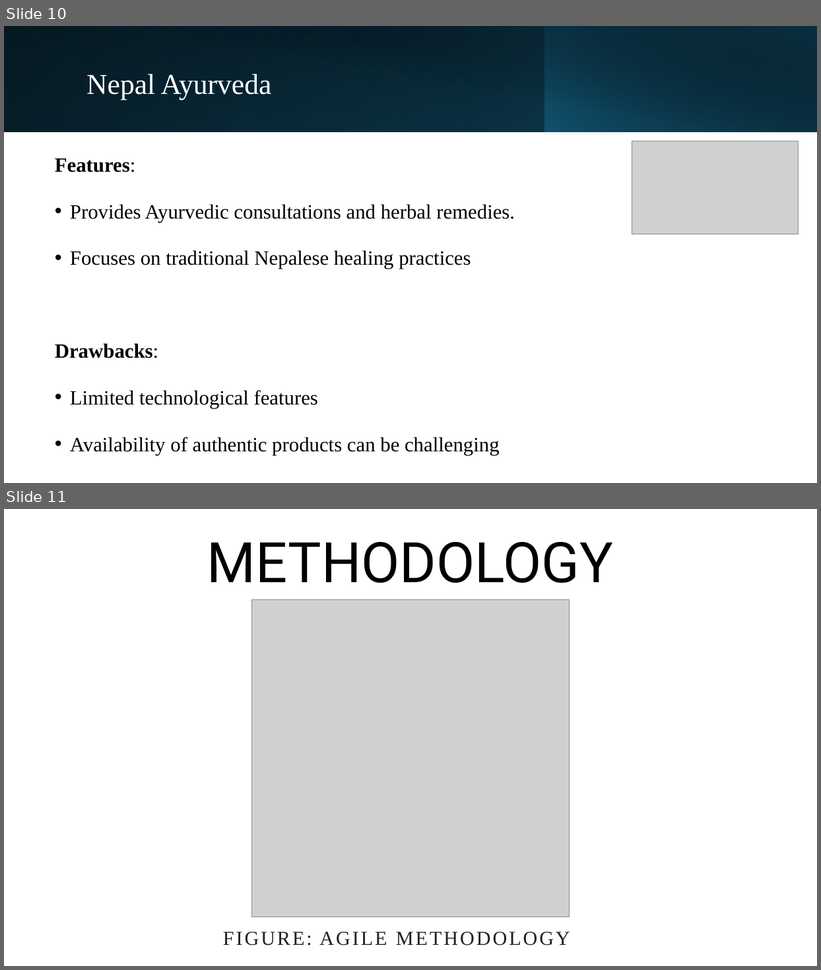
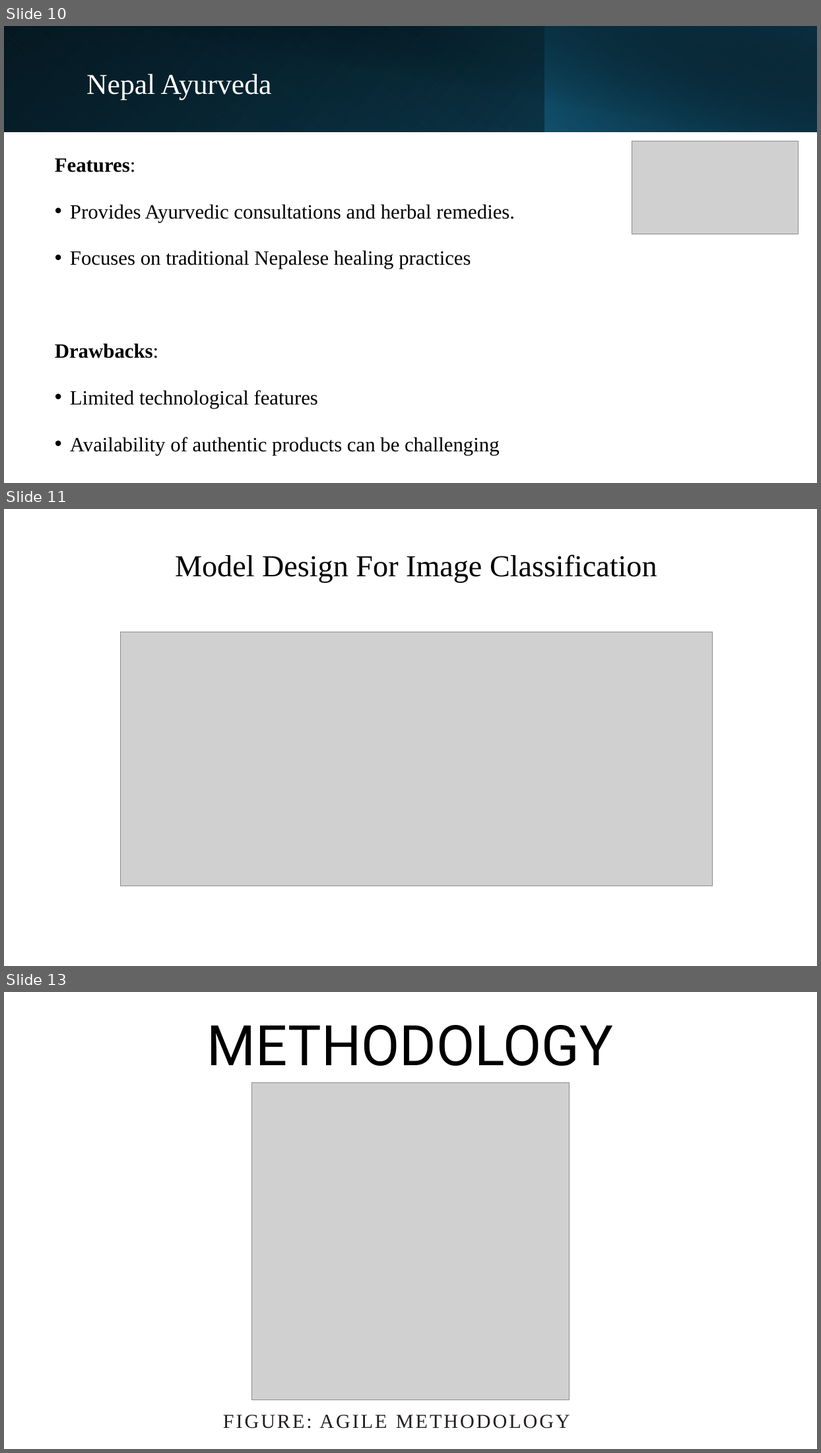
Before and after one commit to vk07kiran/Ayurvedic-Intelligence, a slide deck: More Info/Updated.pptx. Shown one above the other, each under a label of ours: slides 10 and 11 before the commit, slides 10, 11 and 13 after it; the slides between them are not shown. The pictures are 821x970 and 821x1453 pixels, drawn with LibreOffice and Linux fonts; fonts in the diff are those of the drawing; grey boxes stand for pictures. Boxes give left, top, right and bottom in pixels: in the first picture for what was removed or moved away, otherwise in the second. Text is boxed around its words. In the diff, an @@ line names an element or a change of style, - is before the commit and + after.

```diff
--- a/More Info/Updated.pptx
+++ b/More Info/Updated.pptx
@@ slide 11 added at [4, 509, 817, 966], background #FFFFFF @@
@@ text added at [161, 555, 272, 577], 34 pt, text #FFFFFF @@
+Nepal Ayurveda
@@ text added at [175, 555, 657, 582], 36 pt, text #000000 @@
+Model Design For Image Classification
@@ picture added at [121, 632, 714, 886] @@
@@ what was slide 11 is now slide 13 @@
```
Also in this commit, not shown: 7 slides changed, 2 other slides added, 1 slide removed.
